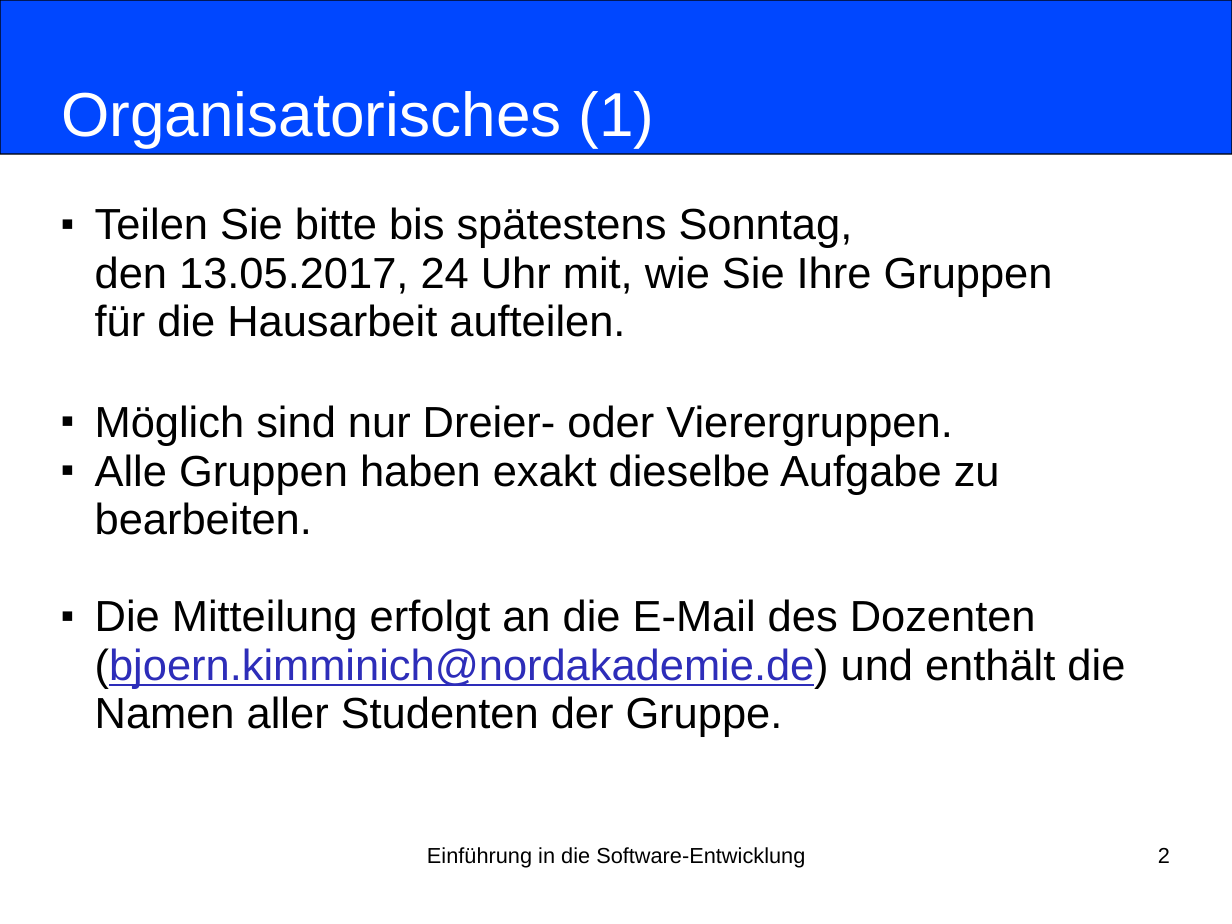
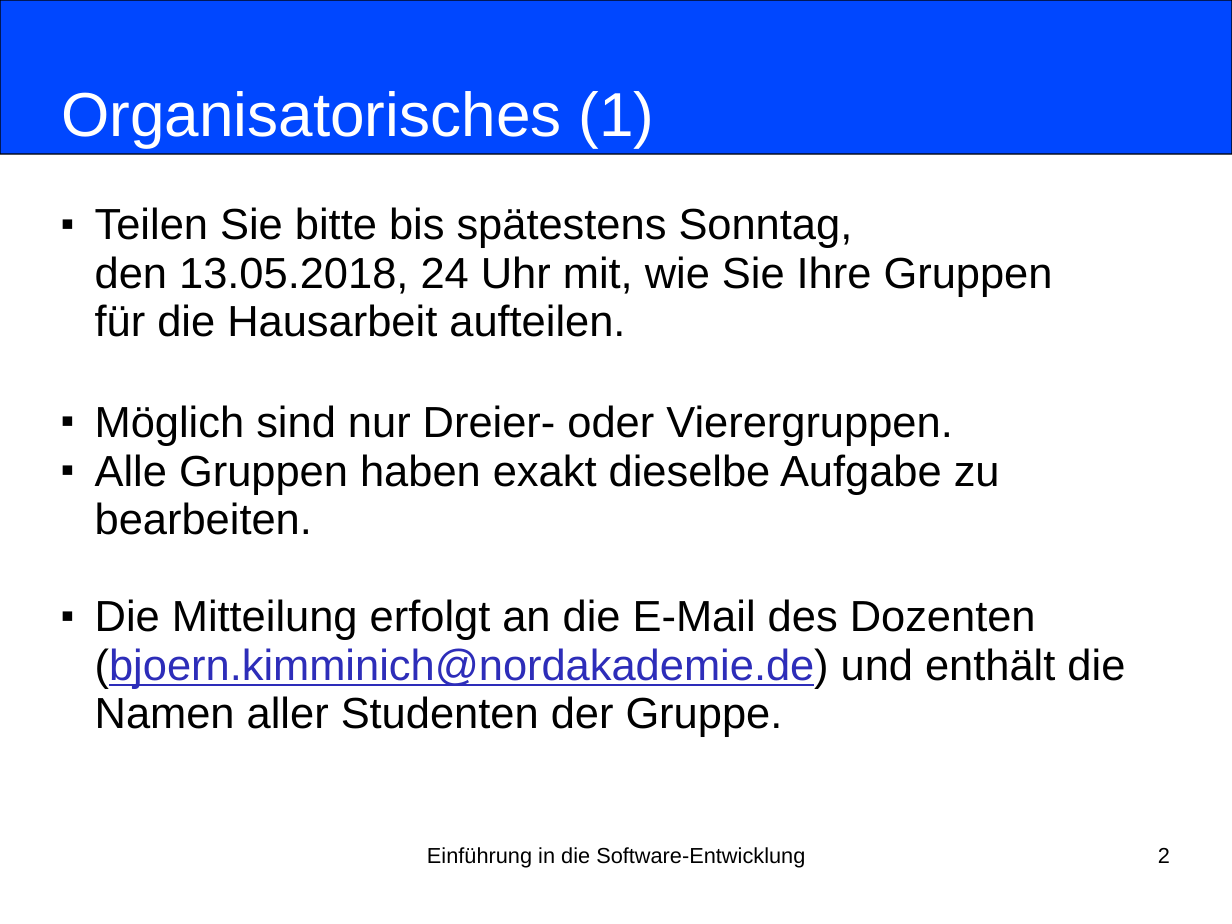
Before and after one commit to nordakademie-einfuehrung-java/vorlesungsskript, a slide deck: slide 2 of folien/Semester_04_Termin_03_Kapitel11.pptx. Drawn at 1232x924 pixels with LibreOffice and Linux fonts; fonts in the diff are those of the drawing. Boxes give left, top, right and bottom in pixels: in the first picture for what was removed or moved away, otherwise in the second. Text is boxed around its words. In the diff, an @@ line names an element or a change of style, - is before the commit and + after.

```diff
--- a/folien/Semester_04_Termin_03_Kapitel11.pptx
+++ b/folien/Semester_04_Termin_03_Kapitel11.pptx
@@ subtitle at box(95, 207, 1053, 337): text changed @@
-■ Teilen Sie bitte bis spätestens Sonntag,
-  den 13.05.2017, 24 Uhr mit, wie Sie Ihre Gruppen
-  für die Hausarbeit aufteilen.
+■ Teilen Sie bitte bis spätestens Sonntag,
+  den 13.05.2018, 24 Uhr mit, wie Sie Ihre Gruppen
+  für die Hausarbeit aufteilen.
```
Also in this commit, not shown: 3 other slides changed, 1 other file.
